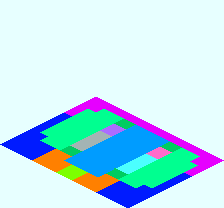
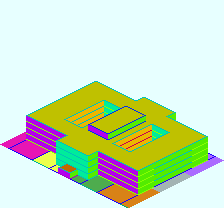
Layer changes from the first (224, 208) image to the second:
added group "Build" with 20 layers above "Marking" over (26, 81, 208, 195)
added layer "fl" in group "Build" over (28, 82, 206, 170)
added layer "Base コピー" in group "Build" over (26, 81, 208, 189)
added group "Base" with 11 layers in group "Build" over (26, 99, 208, 195)
added layer "Build_Base_2F" in group "Base" over (26, 99, 208, 189)
added group "Build_Wall" with 4 layers in group "Base" over (26, 100, 208, 194)
added layer "S" in group "Build_Wall" over (26, 134, 138, 194)
added layer "W" in group "Build_Wall" over (26, 100, 152, 170)
added layer "E" in group "Build_Wall" over (70, 127, 208, 194)
added layer "N" in group "Build_Wall" over (56, 100, 208, 179)
added group "Build_Base" with 4 layers in group "Base" over (26, 105, 208, 195)
added layer "Wide" in group "Build_Base" over (26, 105, 208, 195)
added layer "Center" in group "Build_Base" over (56, 121, 176, 180)
added layer "Outs" in group "Build_Base" over (56, 121, 176, 180)
renamed "Floor" to "Center_Mark", painted on it over (40, 109, 184, 188)
removed layer "クリップボード" from group "Marking" over (0, 97, 224, 208)
added group "Mark_Side" with 2 layers in group "Marking" over (8, 101, 216, 204)
added layer "Side_R" in group "Mark_Side" over (96, 145, 216, 204)
added layer "Side_L" in group "Mark_Side" over (8, 101, 128, 160)
added group "Mark_Front" with 2 layers in group "Marking" over (8, 101, 216, 204)
added layer "Front" in group "Mark_Front" over (8, 133, 152, 204)
added layer "Back" in group "Mark_Front" over (72, 101, 216, 172)
added layer "Mark" above "Base_Plate_3x4.png" over (8, 101, 216, 204)
painted on "Base_Plate_3x4.png" over (32, 160, 128, 208)
…and 7 more changes (7 added)
